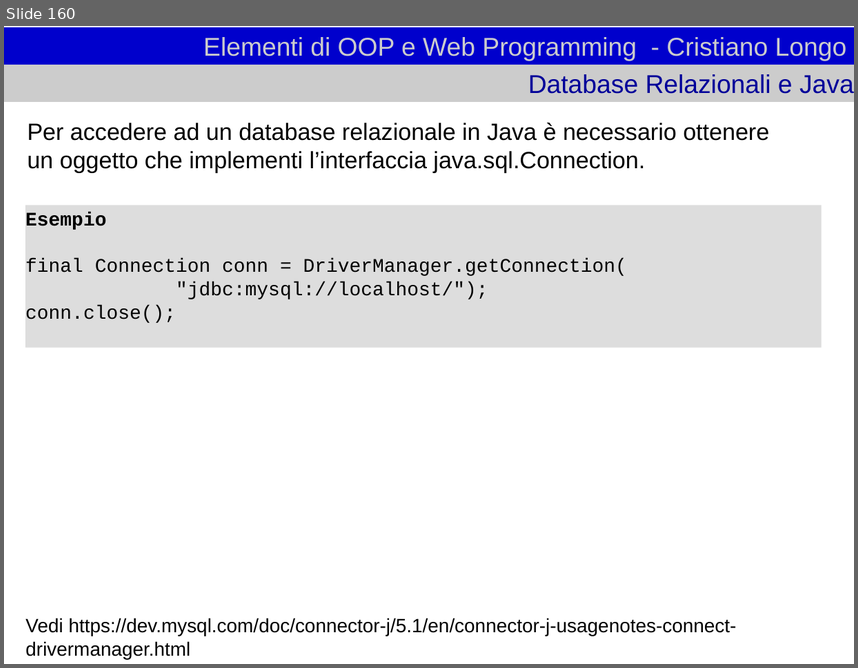
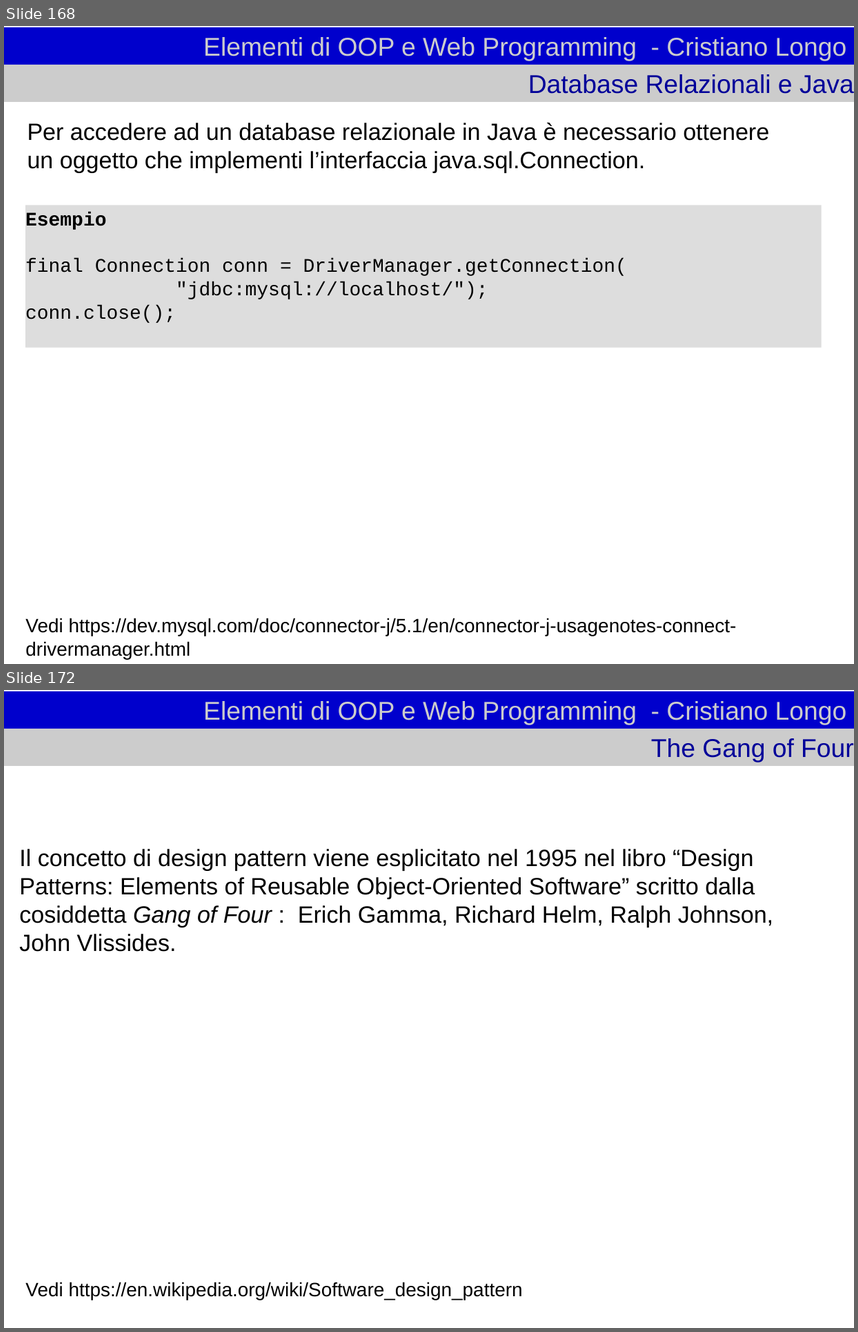
Before and after one commit to cristianolongoodhl/courses, a slide deck: JavaAndOOP/oopweb1.odp. Shown one above the other, each under a label of ours: slide 160 before the commit, slides 168 and 172 after it; the slides between them are not shown. The pictures are 858x668 and 858x1332 pixels, drawn with LibreOffice and Linux fonts; fonts in the diff are those of the drawing. Boxes give left, top, right and bottom in pixels: in the first picture for what was removed or moved away, otherwise in the second. Text is boxed around its words. In the diff, an @@ line names an element or a change of style, - is before the commit and + after.

Commit message:
javaandoop design patterns

```diff
--- a/JavaAndOOP/oopweb1.odp
+++ b/JavaAndOOP/oopweb1.odp
@@ slide 172 added at box(4, 690, 854, 1328), background #FFFFFF @@
@@ title added at box(4, 691, 854, 729), fill #0000CC, 24 pt, text #CCCCCC @@
+Elementi di OOP e Web Programming - Cristiano Longo
@@ title added at box(4, 729, 854, 766), fill #CCCCCC, 24 pt, text #000099 @@
+The Gang of Four
@@ text added at box(19, 849, 773, 952), 22 pt, text #000000 @@
+Il concetto di design pattern viene esplicitato nel 1995 nel libro “Design Patterns: Elements of Reusable Object-Oriented Software” scritto dalla cosiddetta Gang of Four : Erich Gamma, Richard Helm, Ralph Johnson,
+John Vlissides.
@@ text added at box(25, 1281, 523, 1299), 18 pt, text #000000 @@
+Vedi https://en.wikipedia.org/wiki/Software_design_pattern
@@ what was slide 160 is now slide 168 @@
```
Also in this commit, not shown: 26 other slides added, 1 slide removed, 2 other files.
